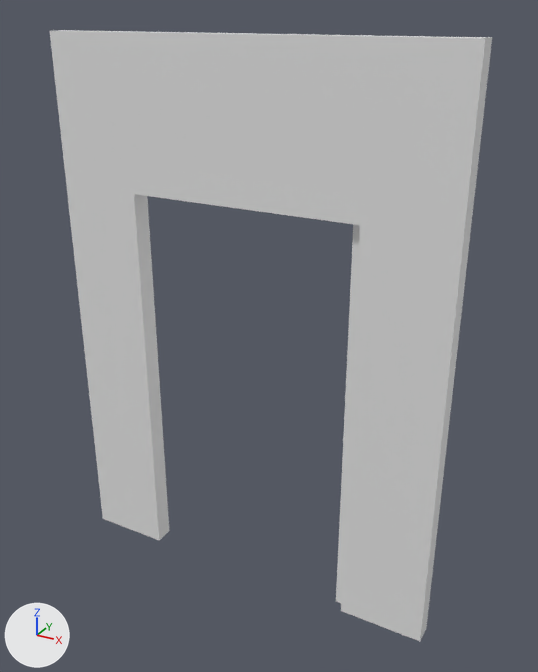
One commit to the Blender file models-source/0.5 - Blockouts/Building/Doorframe.blend: the scene before it, then after it.
The view is the same before and after, from a 50 mm lens placed at (1.68, -2.82, 2.84), pointed at (-0.1, 0.41, 1.23). Every picture has the same lights, and +X, +Y and +Z are marked at lower left.

In view in the first picture: 'Door', 'Doorframe'.
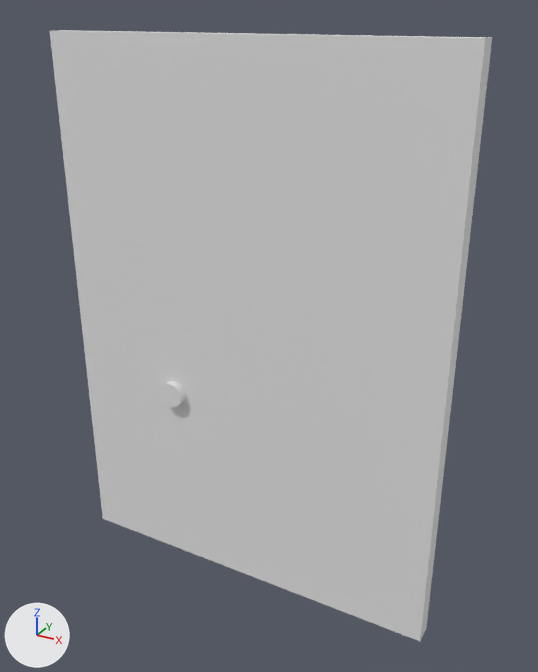
Diff of the bpy script that builds the scene:
```diff
--- a/models-source/0.5 - Blockouts/Building/Doorframe.blend.py
+++ b/models-source/0.5 - Blockouts/Building/Doorframe.blend.py
@@ ob_door @@
 ob_door.location = (0.576, 0.0, 1.019)
-ob_door.rotation_euler = (0.0, 0.0, -1.571)  # degrees (0, 0, -90)
```

Changed parts and their boxes (x1, y1, x2, y2) in the pictures (538 x 672 px):
'Door', turned: before (336, 224, 360, 603); after (134, 194, 360, 611)
